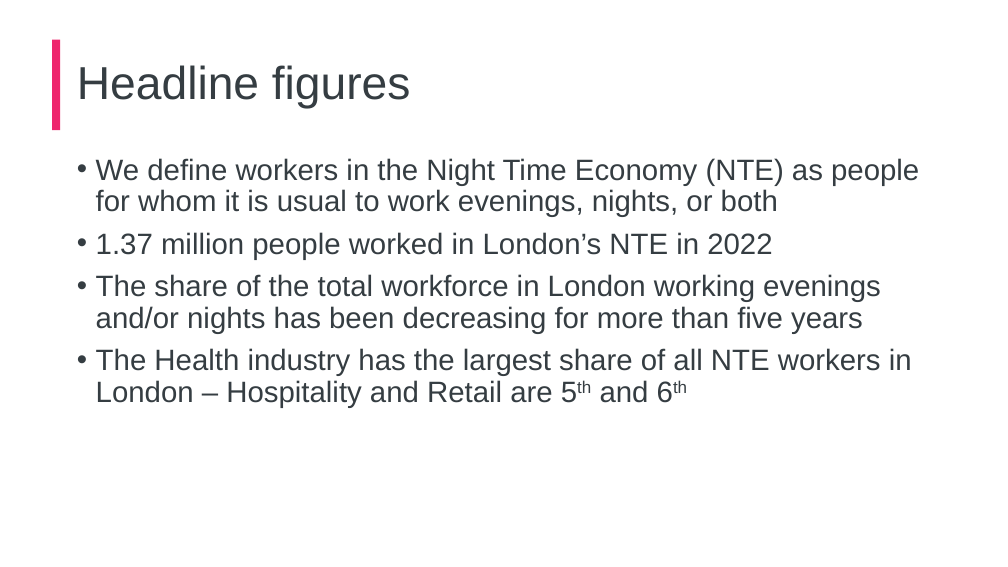
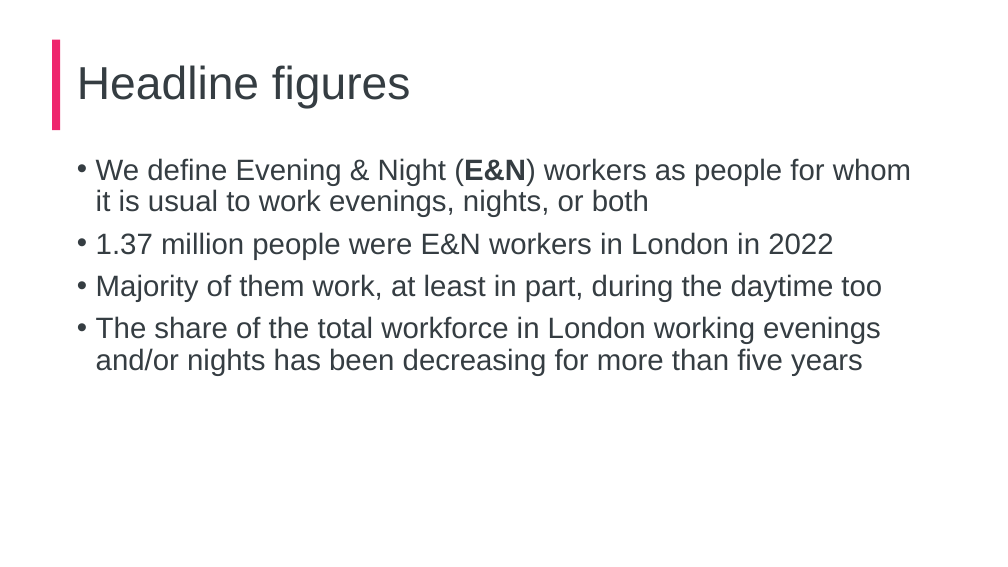
Before and after one commit to ammar-gla/NTE, a slide deck: slide 2 of Non-R/NTE Presentation, GLAE (DRAFT).pptx. Drawn at 1008x567 pixels with LibreOffice and Linux fonts; fonts in the diff are those of the drawing; background and template pictures are left out. Boxes give left, top, right and bottom in pixels: in the first picture for what was removed or moved away, otherwise in the second. Text is boxed around its words. In the diff, an @@ line names an element or a change of style, - is before the commit and + after.

```diff
--- a/Non-R/NTE Presentation, GLAE (DRAFT).pptx
+++ b/Non-R/NTE Presentation, GLAE (DRAFT).pptx
@@ text at [96,158,911,302]: text changed @@
-• We define workers in the Night Time Economy (NTE) as people for whom it is usual to work evenings, nights, or both
-• 1.37 million people worked in London’s NTE in 2022
+• We define Evening & Night (E&N) workers as people for whom it is usual to work evenings, nights, or both
+• 1.37 million people were E&N workers in London in 2022
+• Majority of them work, at least in part, during the daytime too
@@ text at [96,348,912,408]: paragraph removed @@
-• The Health industry has the largest share of all NTE workers in London – Hospitality and Retail are 5th and 6th
```
Also in this commit, not shown: 2 other slides changed, 3 slides removed, 6 other files.
